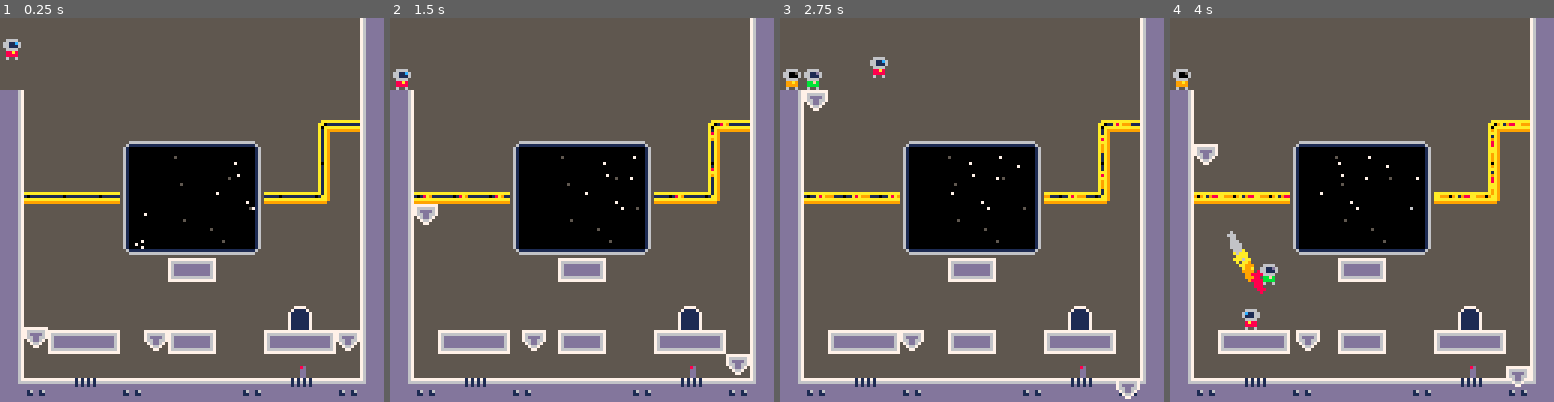
Above: before the commit, frames 1-4 (left to right).
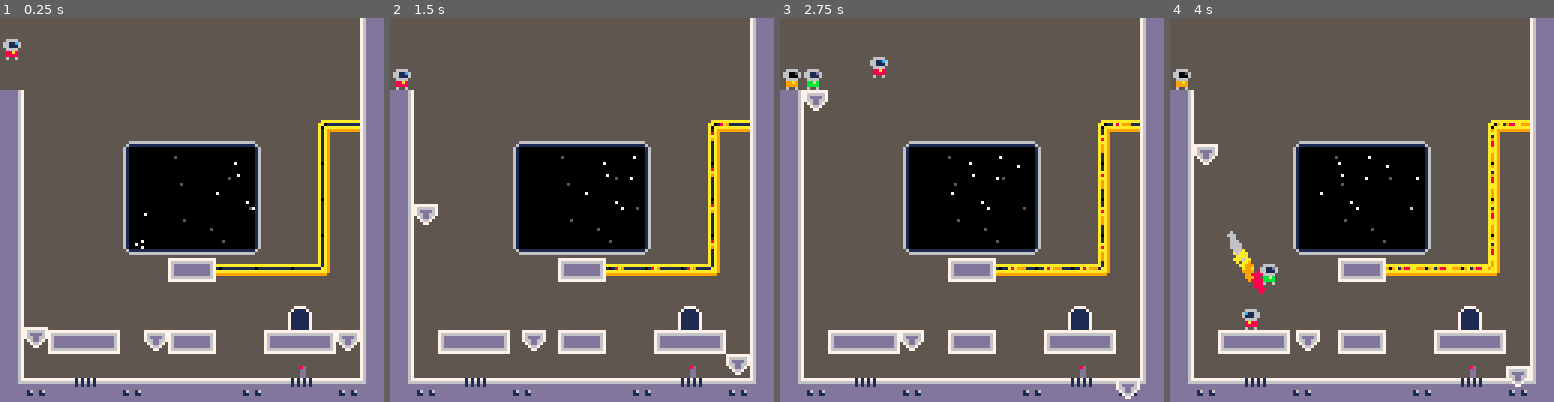
Above: after the commit, the same moments.

Repository: jgradim/gameoff-2020
Game: PICO-8 cartridge moonshot.p8
Same seed, same stepped clock (60 frames per second), same inputs: the game is played once before the commit and once after it.
Inputs:
- Up to frame 1 (0.25 s): no input
- Up to frame 2 (1.5 s): tap X (X key) at 0.33, 1.07 s; tap O (Z key) at 0.7 s
- Up to frame 3 (2.75 s): hold Right 1.6-2.1 s; tap O (Z key) at 1.7, 2.1, 2.5 s; tap X (X key) at 1.85 s; hold Up 2.15-2.42 s; hold Right from 2.47 s (still down)
- Up to frame 4 (4 s): tap O (Z key) at 2.9, 3.3, 3.7 s; tap X (X key) at 2.97 s; release Right at 3.03 s; hold Left 3.08-3.58 s; hold Down 3.63-3.97 s

The runs differ from the first frame. In frame 1, 2.7% of the frame differs, in the area x 6-86%, y 45-68%; in frame 2, 2.7%; in frame 3, 2.7%; in frame 4, 2.7%.

Commit message:
WIP sparks

Diff:
--- a/moonshot.p8
+++ b/moonshot.p8
@@ -111,6 +111,20 @@
   init_npc(glide,{8,11,10,15,12,13}),
  }
  playerlikes={player,unpack(npcs)}
+ sparkies={
+   init_sparky( 9*8,10*8),
+   init_sparky(10*8,10*8),
+   init_sparky(11*8,10*8),
+   init_sparky(12*8,10*8),
+   init_sparky(13*8,10*8),
+   init_sparky(13*8, 9*8),
+   init_sparky(13*8, 8*8),
+   init_sparky(13*8, 7*8),
+   init_sparky(13*8, 6*8),
+   init_sparky(13*8, 5*8),
+   init_sparky(13*8, 4*8),
+   init_sparky(14*8, 4*8),
+ }
 
  --sfx
  init_bg_fxs()
@@ -146,6 +160,7 @@
  foreach(mcns,update)
 
  --characters
+ foreach(sparkies,update)
  update_player(player)
  path:update()
  foreach(npcs,update_npc)
@@ -305,7 +320,7 @@
  return fget(mget(x\8,y\8),flag)
 end
 
---[[
+---[[
 --to use, prepend "-" above
 function tostring(any)
  if type(any)~="table" then
@@ -977,6 +992,34 @@
   pset(x,y,lights_colors[c+1])
   i=i>lights_loop and 0 or i+3
  end)
+end
+
+function will_intersect(o,p)
+  local will = false
+  local dirs = {"⬅️","➡️","⬆️","⬇️"}
+  for d in all(dirs) do
+   will = wil or intersects(o, hitbox(p,d))
+  end
+  return will
+end
+function init_sparky(x,y)
+ return {
+  x=x,
+  y=y,
+  w=8,
+  h=8,
+
+  update=function(s)
+   foreach(playerlikes, function(p)
+    if not will_intersect(s, p) then return end
+
+    printh(tostring(s))
+    printh(tostring(p))
+    p.dx*=-4
+    p.dy*=-4
+   end)
+  end,
+ }
 end
 -->8
 --path
@@ -1519,7 +1562,7 @@
 
 
 __gff__
-0000000000000000000000000000000000000000000000000000000000000000000000000000000000000000000000000000000000000000000000000000000003030303030303000300000000000000030303030000000000000000000000000303030300000000000000000000000003030303000000000000000000000000
+0000000000000000000000000000000000000000000000000000000000000000000000000000000000000000000000000000000000000000000000000000000003030303030303000300000000000000030303030000000000000000000000000303030300010101000000000000000003030303010101010000000000000000
 0000000000000000000000000000000000000000000000000000000000000000000000000000000000000000000000000000000000000000000000000000000000000000000000000000000000000000000000000000000000000000000000000000000000000000000000000000000000000000000000000000000000000000
 __map__
 6464646464646464646464646464646300000000000000000000000000000000000000000000000000000000000000000000000000000000000000000000000000000000000000000000000000000000000000000000000000000000000000000000000000000000000000000000000000000000000000000000000000000000
@@ -1529,10 +1572,10 @@
 5064646464646464646464646465746300000000000000000000000000000000000000000000000000000000000000000000000000000000000000000000000000000000000000000000000000000000000000000000000000000000000000000000000000000000000000000000000000000000000000000000000000000000
 50646464644d4e4e4e4e4f646467646300000000000000000000000000000000000000000000000000000000000000000000000000000000000000000000000000000000000000000000000000000000000000000000000000000000000000000000000000000000000000000000000000000000000000000000000000000000
 50646464645d000000005f646467646300000000000000000000000000000000000000000000000000000000000000000000000000000000000000000000000000000000000000000000000000000000000000000000000000000000000000000000000000000000000000000000000000000000000000000000000000000000
-50747474745d000000005f747475646300000000000000000000000000000000000000000000000000000000000000000000000000000000000000000000000000000000000000000000000000000000000000000000000000000000000000000000000000000000000000000000000000000000000000000000000000000000
-50646464645d000000005f646464646300000000000000000000000000000000000000000000000000000000000000000000000000000000000000000000000000000000000000000000000000000000000000000000000000000000000000000000000000000000000000000000000000000000000000000000000000000000
-50646464646d6e6e6e6e6f646464646300000000000000000000000000000000000000000000000000000000000000000000000000000000000000000000000000000000000000000000000000000000000000000000000000000000000000000000000000000000000000000000000000000000000000000000000000000000
-5064646464646444466464646464646300000000000000000000000000000000000000000000000000000000000000000000000000000000000000000000000000000000000000000000000000000000000000000000000000000000000000000000000000000000000000000000000000000000000000000000000000000000
+50474747475d000000005f646467646300000000000000000000000000000000000000000000000000000000000000000000000000000000000000000000000000000000000000000000000000000000000000000000000000000000000000000000000000000000000000000000000000000000000000000000000000000000
+50646464645d000000005f646467646300000000000000000000000000000000000000000000000000000000000000000000000000000000000000000000000000000000000000000000000000000000000000000000000000000000000000000000000000000000000000000000000000000000000000000000000000000000
+50646464646d6e6e6e6e6f646467646300000000000000000000000000000000000000000000000000000000000000000000000000000000000000000000000000000000000000000000000000000000000000000000000000000000000000000000000000000000000000000000000000000000000000000000000000000000
+5064646464646444467474747475646300000000000000000000000000000000000000000000000000000000000000000000000000000000000000000000000000000000000000000000000000000000000000000000000000000000000000000000000000000000000000000000000000000000000000000000000000000000
 5064646464646464646464646464646300000000000000000000000000000000000000000000000000000000000000000000000000000000000000000000000000000000000000000000000000000000000000000000000000000000000000000000000000000000000000000000000000000000000000000000000000000000
 5064646464646464646464645464646300000000000000000000000000000000000000000000000000000000000000000000000000000000000000000000000000000000000000000000000000000000000000000000000000000000000000000000000000000000000000000000000000000000000000000000000000000000
 5064444546646444466464444546646300000000000000000000000000000000000000000000000000000000000000000000000000000000000000000000000000000000000000000000000000000000000000000000000000000000000000000000000000000000000000000000000000000000000000000000000000000000
